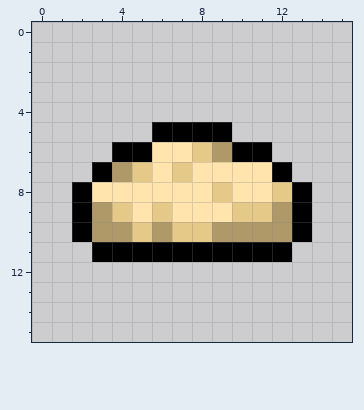
Pixel-art sprite -- items/generic/partsMFM/dough/pieshellMFM.png. The first picture shows the starting point.
The file is 16x16 pixels.
After:
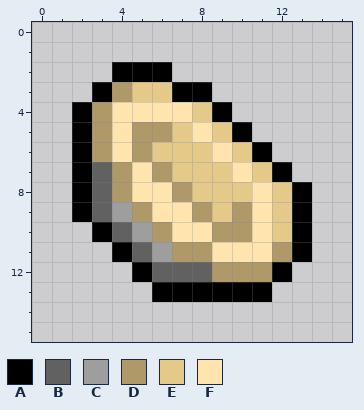
Palette (. is transparent): A #000000  B #616161  C #9e9e9e  D #af9969  E #e5c989  F #ffe5ad
The exact change:
Changed rows in their new state; - is an unchanged pixel.
first column x 2:
 2 --AAA-------
 3 -ADEEAA-----
 4 ADFFFFEA----
 5 ADFDDEFEA---
 6 ADFDEE-FE---
 7 AB-FD-EE-E--
 8 -BD--DE-E---
 9 -BCDF-DEDFE-
10 .ABC-FF--FE-
11 -.-BCDDFFFDA
12 ---ABBBDDDA-
13 ----AAAAAA--
Where, in picture pixels (left, top, right, bottom), the same in both pictures:
changed: (72, 62, 312, 302)
